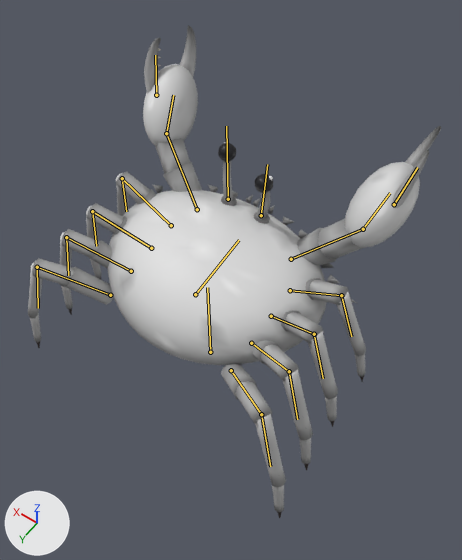
One commit to the glTF model assets/monsters/crab.glb: the scene before it, then after it.
Camera for both pictures: a camera (50 mm lens) standing at (-1.45, 1.8, 3.74) and looking at (-0.07, -0.13, 0.72). The axes (+X, +Y, +Z) are drawn at lower left. The lights are the same throughout. The older version comes first. Both versions are drawn at frame 15 of the action 'cast'; the numbers are the values there. The bones that bend it are drawn over the model as lines.

Objects in the first picture: 'crab'.
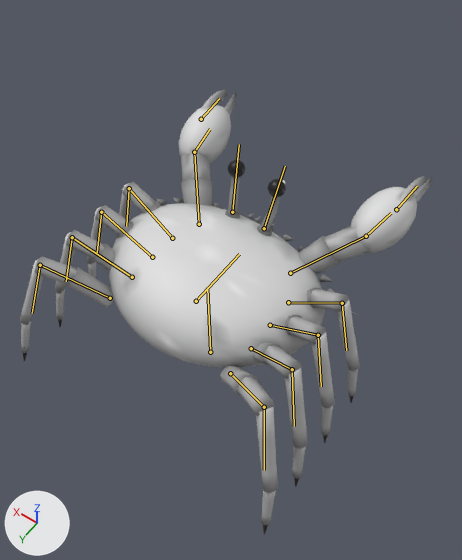
Location of each change, (x1, y1, x2, y2) in pixels of the pictures (462 x 560 px):
'crab', posed (10% shorter)
    before: (27, 25, 441, 518)
    after: (20, 90, 432, 534)
bone 'body', root to tip
    before: (195, 294) to (239, 240)
    after: (196, 301) to (239, 254)
bone 'arm.L', root to tip
    before: (197, 209) to (166, 133)
    after: (199, 224) to (194, 152)
bone 'pincer.L', root to tip
    before: (156, 95) to (155, 55)
    after: (201, 119) to (219, 98)
bone 'arm.R', root to tip
    before: (291, 259) to (363, 229)
    after: (290, 273) to (366, 236)
bone 'pincer.R', root to tip
    before: (394, 204) to (417, 167)
    after: (396, 209) to (417, 186)
bone 'leg1.L_a', root to tip
    before: (151, 248) to (92, 211)
    after: (152, 257) to (101, 212)
bone 'leg1.L_b', root to tip
    before: (92, 211) to (96, 246)
    after: (101, 212) to (97, 252)
bone 'leg1.R_a', root to tip
    before: (271, 316) to (314, 334)
    after: (270, 325) to (318, 335)
bone 'leg3.L_a', root to tip
    before: (110, 295) to (37, 267)
    after: (110, 298) to (40, 265)
bone 'leg3.R_a', root to tip
    before: (231, 370) to (261, 414)
    after: (230, 373) to (264, 407)
bone 'leg3.R_b', root to tip
    before: (261, 414) to (270, 466)
    after: (264, 407) to (264, 470)
bone 'stalk.L', root to tip
    before: (228, 199) to (226, 126)
    after: (232, 212) to (239, 144)
bone 'stalk.R', root to tip
    before: (261, 215) to (267, 164)
    after: (264, 228) to (285, 166)

The change in detail:
Bone 'body' (bone_body) moves from (0.0, 0.0, 0.064) to (0.0, 0.0, 0.0).
Bone 'body' (bone_body) turns from (9, 0, 0) to (0, 0, 0) degrees about its own x, y and z.
Bone 'arm.L' (bone_arm_l) turns from (-7, -32, 24) to (0, 0, 0) degrees about its own x, y and z.
Bone 'pincer.L' (bone_pincer_l) turns from (0, -2, 22) to (0, 0, 0) degrees about its own x, y and z.
Bone 'arm.R' (bone_arm_r) turns from (-7, 32, -24) to (0, 0, 0) degrees about its own x, y and z.
Bone 'pincer.R' (bone_pincer_r) turns from (0, 2, -22) to (0, 0, 0) degrees about its own x, y and z.
Bone 'leg1.L_a' (bone_leg1_l_a) turns from (-3, -1, 3) to (0, 0, 0) degrees about its own x, y and z.
Bone 'leg1.L_b' (bone_leg1_l_b) turns from (3, 1, 1) to (0, 0, 0) degrees about its own x, y and z.
Bone 'leg1.R_a' (bone_leg1_r_a) turns from (-1, -1, -2) to (0, 0, 0) degrees about its own x, y and z.
Bone 'leg3.L_a' (bone_leg3_l_a) turns from (1, -1, -2) to (0, 0, 0) degrees about its own x, y and z.
Bone 'leg3.R_a' (bone_leg3_r_a) turns from (-1, 4, 1) to (0, 0, 0) degrees about its own x, y and z.
Bone 'leg3.R_b' (bone_leg3_r_b) turns from (3, -1, 0) to (0, 0, 0) degrees about its own x, y and z.
Bone 'stalk.L' (bone_stalk_l) turns from (7, 15, -5) to (0, 0, 0) degrees about its own x, y and z.
Bone 'stalk.R' (bone_stalk_r) turns from (-11, -13, 3) to (0, 0, 0) degrees about its own x, y and z.
